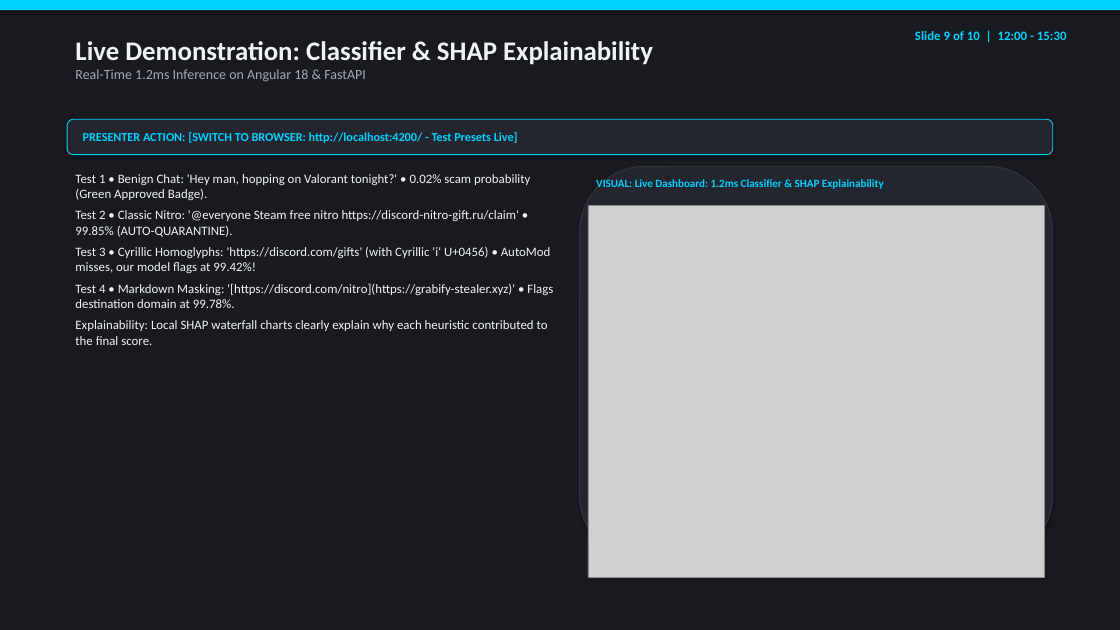
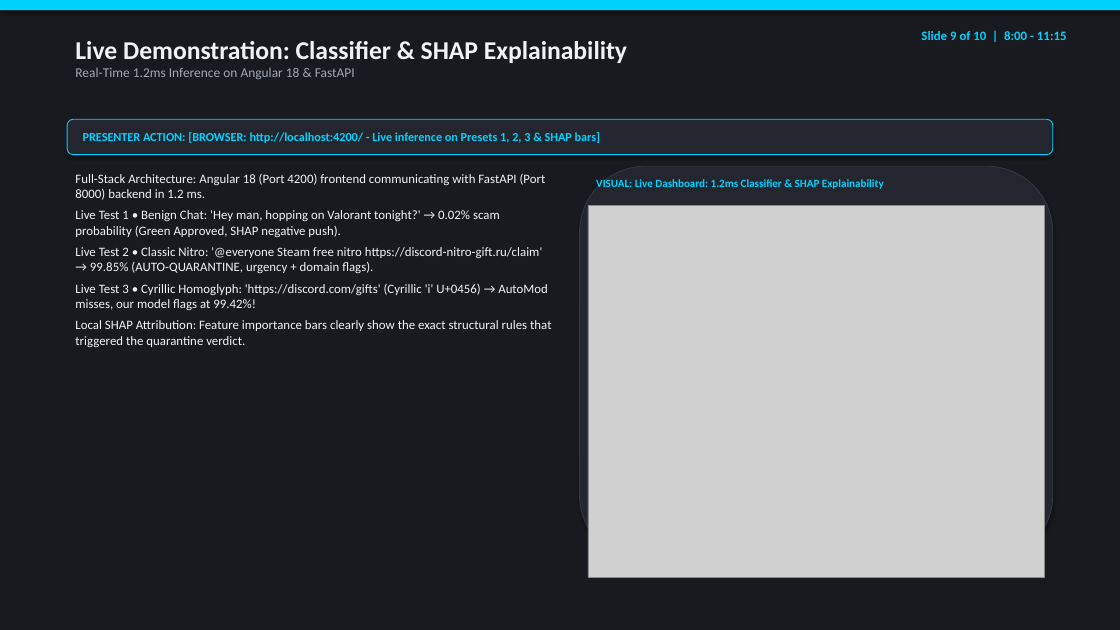
Before and after one commit to danvse/ML_DM_Discord_Phishing, a slide deck: slide 9 of docs/slides/DEMO_PRESENTATION_SLIDES.pptx. Drawn at 1120x630 pixels with LibreOffice and Linux fonts; fonts in the diff are those of the drawing; grey boxes stand for pictures. Boxes give left, top, right and bottom in pixels: in the first picture for what was removed or moved away, otherwise in the second. Text is boxed around its words. In the diff, an @@ line names an element or a change of style, - is before the commit and + after.

```diff
--- a/docs/slides/DEMO_PRESENTATION_SLIDES.pptx
+++ b/docs/slides/DEMO_PRESENTATION_SLIDES.pptx
@@ text "Live Demonstration: Classifier & SHAP ..." at bbox=[75, 41, 627, 79]: size 23 to 22 pt in "Live Demonstration: Classifier & SHAP Explainability"; size 12 to 11.5 pt in "Real-Time 1.2ms Inference on Angular 18 & ..." @@
@@ text at bbox=[921, 31, 1067, 40]: text changed @@
-Slide 9 of 10 | 12:00 - 15:30
+Slide 9 of 10 | 8:00 - 11:15
@@ text in rounded rectangle at bbox=[83, 132, 601, 143]: text changed @@
-PRESENTER ACTION: [SWITCH TO BROWSER: http://localhost:4200/ - Test Presets Live]
+PRESENTER ACTION: [BROWSER: http://localhost:4200/ - Live inference on Presets 1, 2, 3 & SHAP bars]
@@ text at bbox=[75, 174, 551, 347]: text changed @@
-Test 1 • Benign Chat: 'Hey man, hopping on Valorant tonight?' • 0.02% scam probability (Green Approved Badge).
-Test 2 • Classic Nitro: '@everyone Steam free nitro https://discord-nitro-gift.ru/claim' • 99.85% (AUTO-QUARANTINE).
-Test 3 • Cyrillic Homoglyphs: 'https://dіscord.com/gifts' (with Cyrillic 'і' U+0456) • AutoMod misses, our model flags at 99.42%!
-Test 4 • Markdown Masking: '[https://discord.com/nitro](https://grabify-stealer.xyz)' • Flags destination domain at 99.78%.
-Explainability: Local SHAP waterfall charts clearly explain why each heuristic contributed to the final score.
+Full-Stack Architecture: Angular 18 (Port 4200) frontend communicating with FastAPI (Port 8000) backend in 1.2 ms.
+Live Test 1 • Benign Chat: 'Hey man, hopping on Valorant tonight?' → 0.02% scam probability (Green Approved, SHAP negative push).
+Live Test 2 • Classic Nitro: '@everyone Steam free nitro https://discord-nitro-gift.ru/claim' → 99.85% (AUTO-QUARANTINE, urgency + domain flags).
+Live Test 3 • Cyrillic Homoglyph: 'https://dіscord.com/gifts' (Cyrillic 'і' U+0456) → AutoMod misses, our model flags at 99.42%!
+Local SHAP Attribution: Feature importance bars clearly show the exact structural rules that triggered the quarantine verdict.
```
Also in this commit, not shown: 9 other slides changed, 2 other files.
